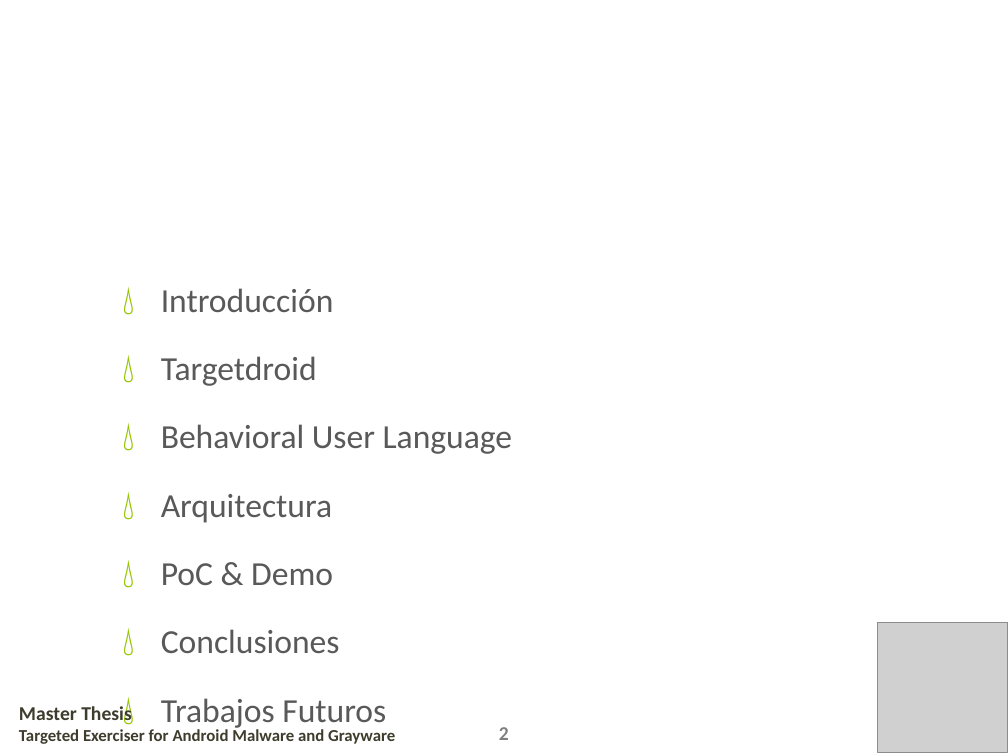
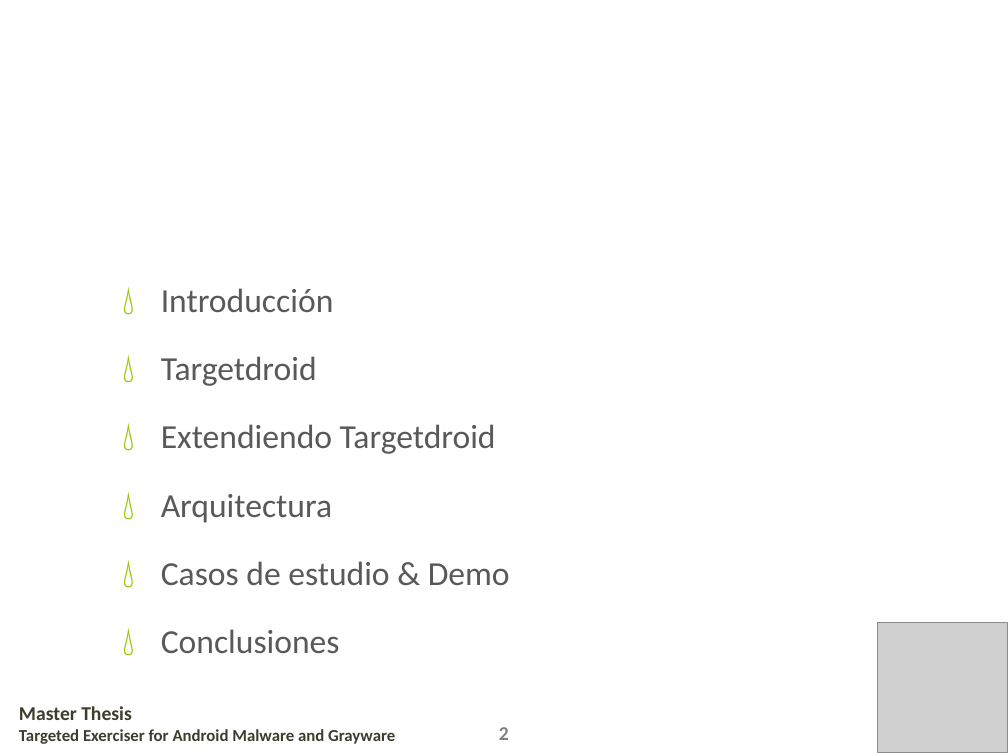
Before and after one commit to mariohhd/targetdroid-tfm, a slide deck: slide 2 of doc/tfm_presentacion.pptx. Drawn at 1008x756 pixels with LibreOffice and Linux fonts; fonts in the diff are those of the drawing; grey boxes stand for pictures; background and template pictures are left out. Boxes give left, top, right and bottom in pixels: in the first picture for what was removed or moved away, otherwise in the second. Text is boxed around its words. In the diff, an @@ line names an element or a change of style, - is before the commit and + after.

```diff
--- a/doc/tfm_presentacion.pptx
+++ b/doc/tfm_presentacion.pptx
@@ text at (161, 424, 496, 454): text changed @@
-💧 Behavioral User Language
+💧 Extendiendo Targetdroid
@@ text at (161, 561, 510, 585): text changed @@
-💧 PoC & Demo
+💧 Casos de estudio & Demo
@@ text at (161, 698, 386, 730): paragraph removed @@
-💧 Trabajos Futuros
```
Also in this commit, not shown: 14 other slides changed, 11 slides added, 8 slides removed, 1 other file.
